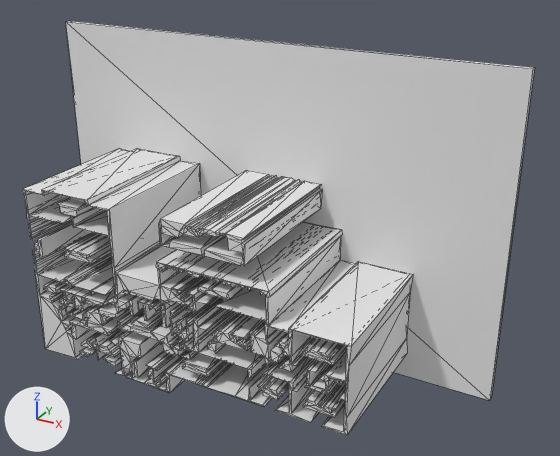
The glTF model version one/out_3d/86_25.glb, before and after one commit.
One viewpoint serves both versions: a camera (50 mm lens) standing at (12.75, -13.4, 9.37) and looking at (6.0, -1.13, 3.24). Arrows for +X, +Y and +Z are at lower left; the lights stay in place. Mesh edges are drawn as thin lines. Where no turn or scale is listed for an object, it has been applied to the vertices. Vertices at the same position are counted once.

The first picture shows 'geometry_0'.
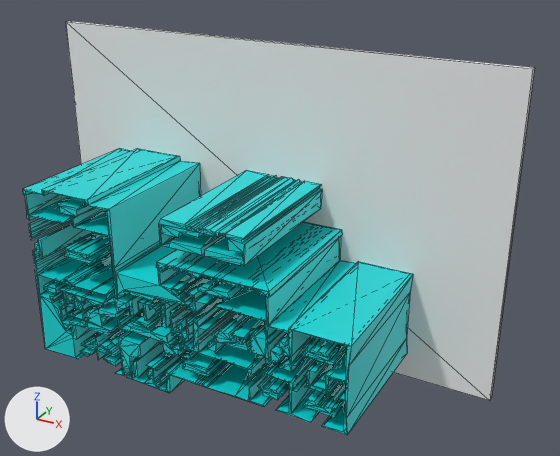
Diff of the bpy script that builds the scene:
```diff
--- a/version one/out_3d/86_25.glb.py
+++ b/version one/out_3d/86_25.glb.py
@@ mat_defaultmaterial @@
+mat_defaultmaterial = bpy.data.materials.new('DefaultMaterial')
+mat_defaultmaterial.use_nodes = True; mat_defaultmaterial.node_tree.nodes.clear()
+_N = mat_defaultmaterial.node_tree.nodes; _L = mat_defaultmaterial.node_tree.links
+n0 = _N.new('ShaderNodeOutputMaterial'); n0.name = 'Material Output'
+n1 = _N.new('ShaderNodeBsdfPrincipled'); n1.name = 'Principled BSDF'
+n2 = _N.new('ShaderNodeVertexColor'); n2.name = 'Color Attribute'
+_L.new(n1.outputs[0], n0.inputs[0])  # 'BSDF' to 'Surface'
+_L.new(n2.outputs[0], n1.inputs[0])  # 'Color' to 'Base Color'
@@ me_geometry_0 @@
 me_geometry_0.from_pydata(...)  # 1824 vertices, 3544 faces; spans x 0.0..10.23, y -3.15..0.0, z 0.0..6.62
 # used by ob_geometry_0; location = (0.0, 0.0, 0.0)
+# me_geometry_0 part 1: 2 vertices moved from x 2.7, y -3.15..-0.15, z 3.68 to x 2.7, y -3.15..-0.15, z 3.69; 4 vertices removed from x 2.49..3.75, y -3.15..-0.15, z 0.66..2.0; 8 vertices added at x 2.41..3.76, y -3.15..-0.15, z 0.61..2.02
+# me_geometry_0 part 2: 6 vertices removed from x 7.08..7.11, y -3.15..-0.15, z 2.02..2.09; 2 vertices added at x 7.12, y -3.15..-0.15, z 2.09
+# me_geometry_0 part 3: 2564 faces spanning x 0.0..10.23, y -3.15..0.0, z 0.0..6.62 switch from no material to mat_defaultmaterial
```

Boxes (x1, y1, x2, y2) around the edits, measured in the pictures (560 x 456 px; the box of a moved part takes in the faces that stretch with it):
part 1 of me_geometry_0, moved or reshaped: before (77, 205, 137, 350); after (77, 205, 137, 345)
part 2 of me_geometry_0, cut back: before (278, 333, 289, 349); after (279, 333, 289, 347)
part 3 of me_geometry_0, recoloured (grey to cyan): (23, 22, 456, 435) in both
